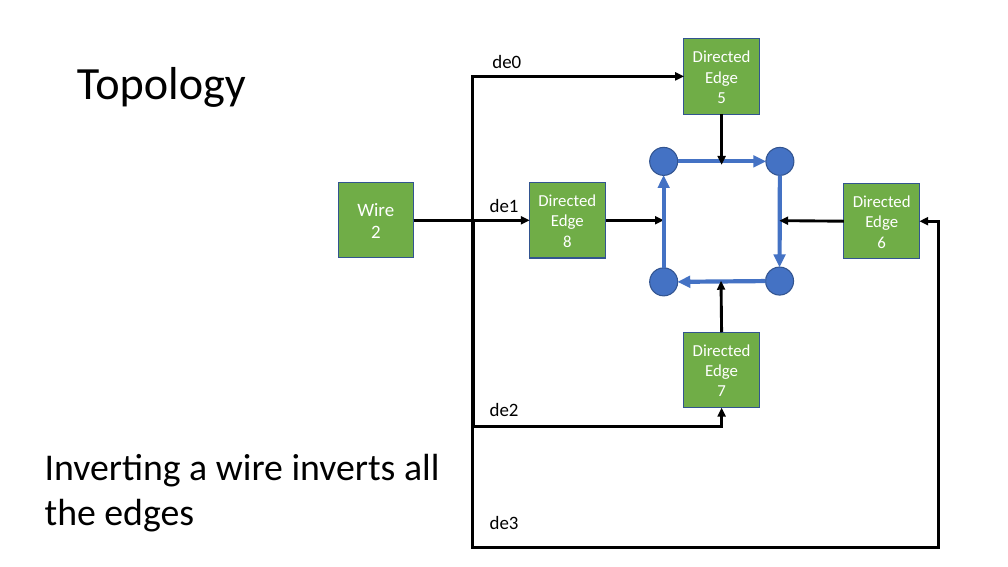
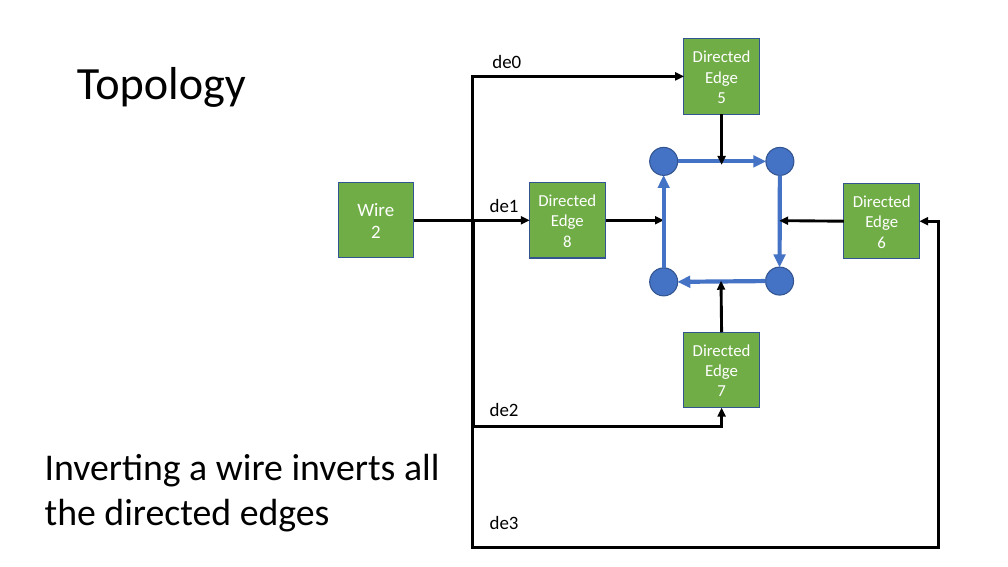
Before and after one commit to automaticmagic/topolys, a slide deck: slide 7 of design/Classes.pptx. Drawn at 1008x567 pixels with LibreOffice and Linux fonts; fonts in the diff are those of the drawing. Boxes give left, top, right and bottom in pixels: in the first picture for what was removed or moved away, otherwise in the second. Text is boxed around its words. In the diff, an @@ line names an element or a change of style, - is before the commit and + after.

```diff
--- a/design/Classes.pptx
+++ b/design/Classes.pptx
@@ text at [45, 453, 439, 532]: text changed @@
-Inverting a wire inverts all the edges
+Inverting a wire inverts all the directed edges
```
Also in this commit, not shown: 2 other slides changed.
